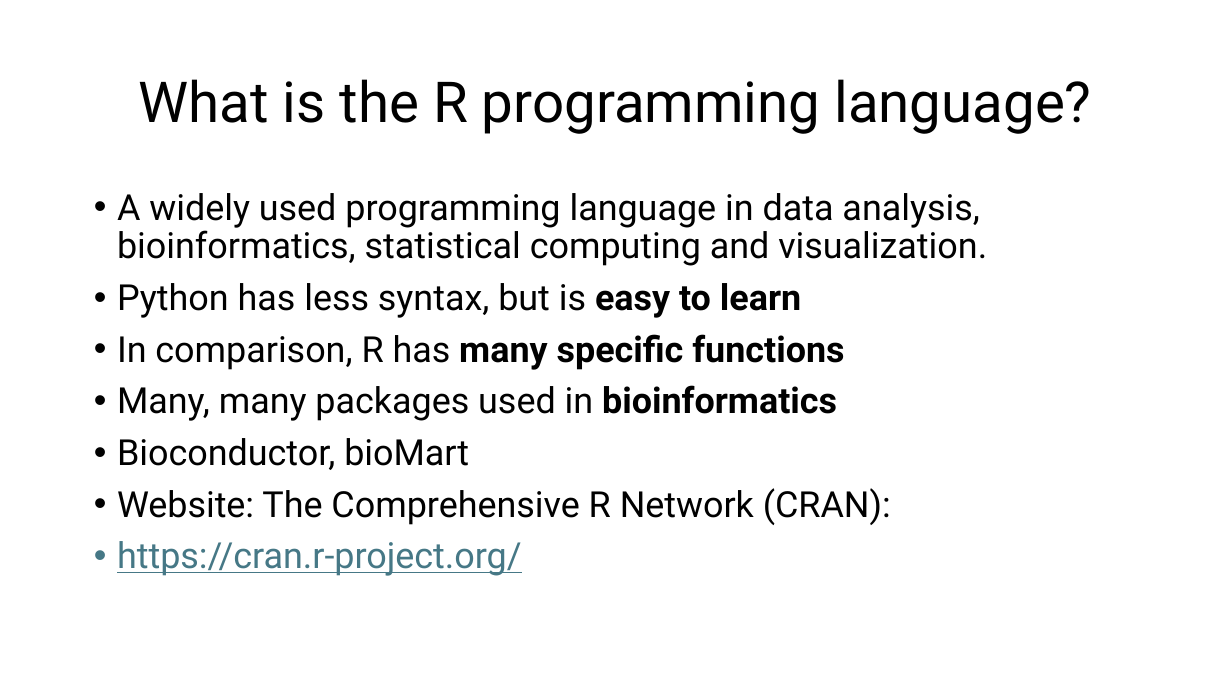
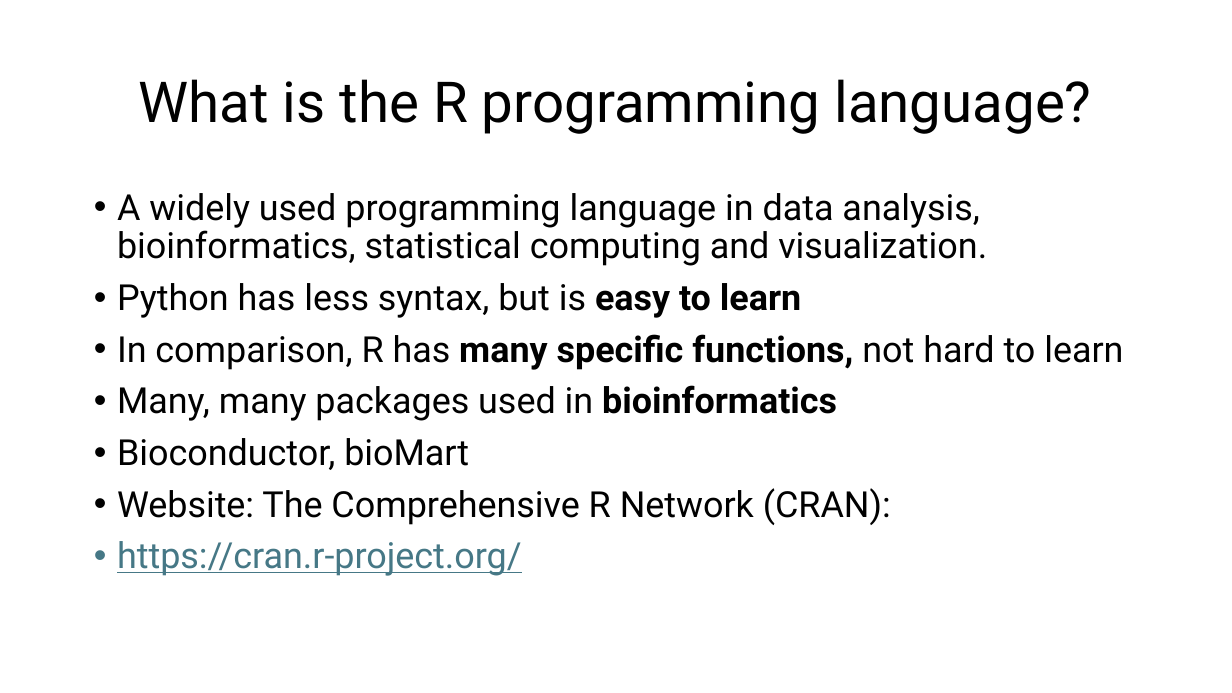
Before and after one commit to csmatyi/crs2025, a slide deck: slide 4 of CRS2025_R_workshop.pptx. Drawn at 1232x693 pixels with LibreOffice and Linux fonts; fonts in the diff are those of the drawing. Boxes give left, top, right and bottom in pixels: in the first picture for what was removed or moved away, otherwise in the second. Text is boxed around its words. In the diff, an @@ line names an element or a change of style, - is before the commit and + after.

```diff
--- a/CRS2025_R_workshop.pptx
+++ b/CRS2025_R_workshop.pptx
@@ text at (117,334,1123,370): text changed; bold off @@
-• In comparison, R has many specific functions
+• In comparison, R has many specific functions, not hard to learn
```
Also in this commit, not shown: 6 other slides changed, 2 other files.
